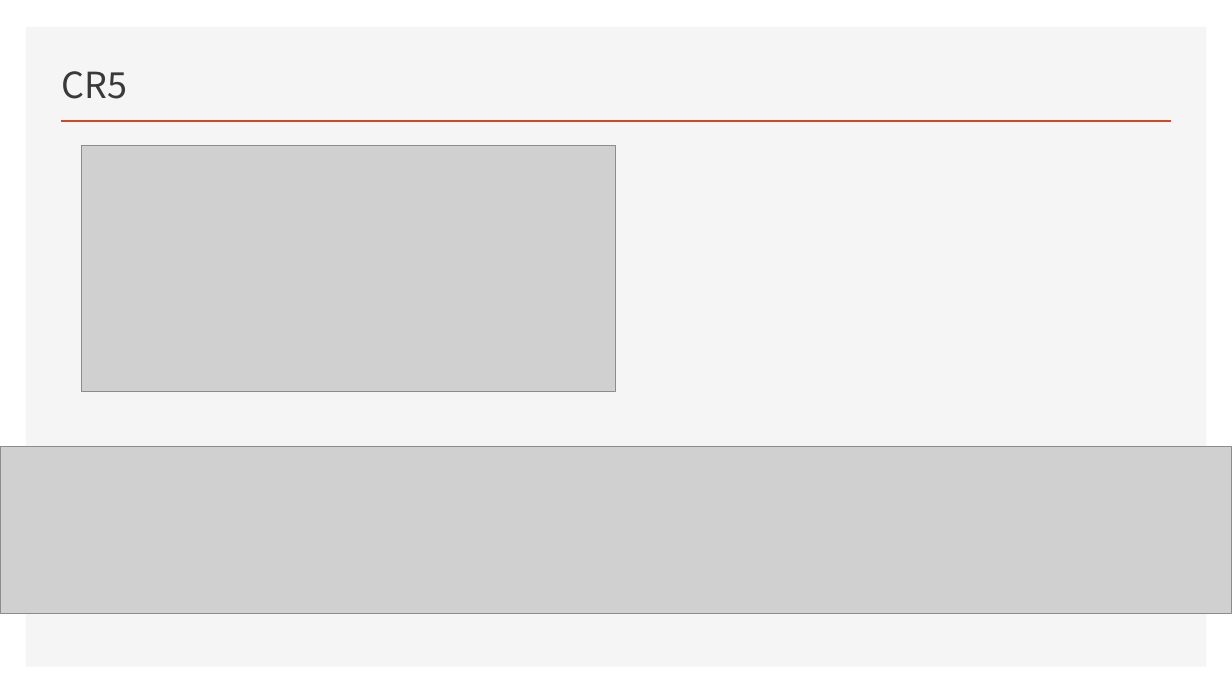
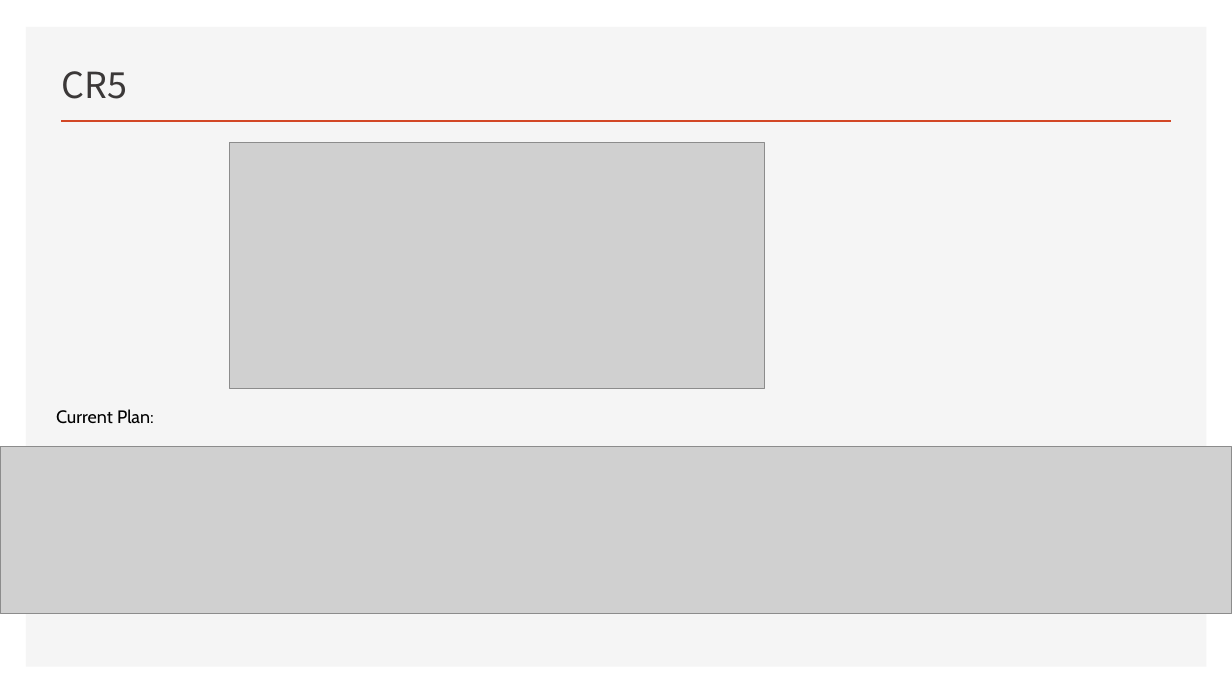
Before and after one commit to peace-dove/demo, a slide deck: slide 15 of transfer/4.3.pptx (slide 14 before the commit). Drawn at 1232x693 pixels with LibreOffice and Linux fonts; fonts in the diff are those of the drawing; grey boxes stand for pictures. Boxes give left, top, right and bottom in pixels: in the first picture for what was removed or moved away, otherwise in the second. Text is boxed around its words. In the diff, an @@ line names an element or a change of style, - is before the commit and + after.

```diff
--- a/transfer/4.3.pptx
+++ b/transfer/4.3.pptx
@@ picture: place and size @@
-picture at bbox=[81, 145, 616, 392]
+picture at bbox=[230, 142, 764, 389]
@@ text added at bbox=[56, 409, 154, 424], 14 pt, text #000000 @@
+Current Plan:
```
Also in this commit, not shown: 9 other slides changed, 2 slides added, 4 slides removed.
